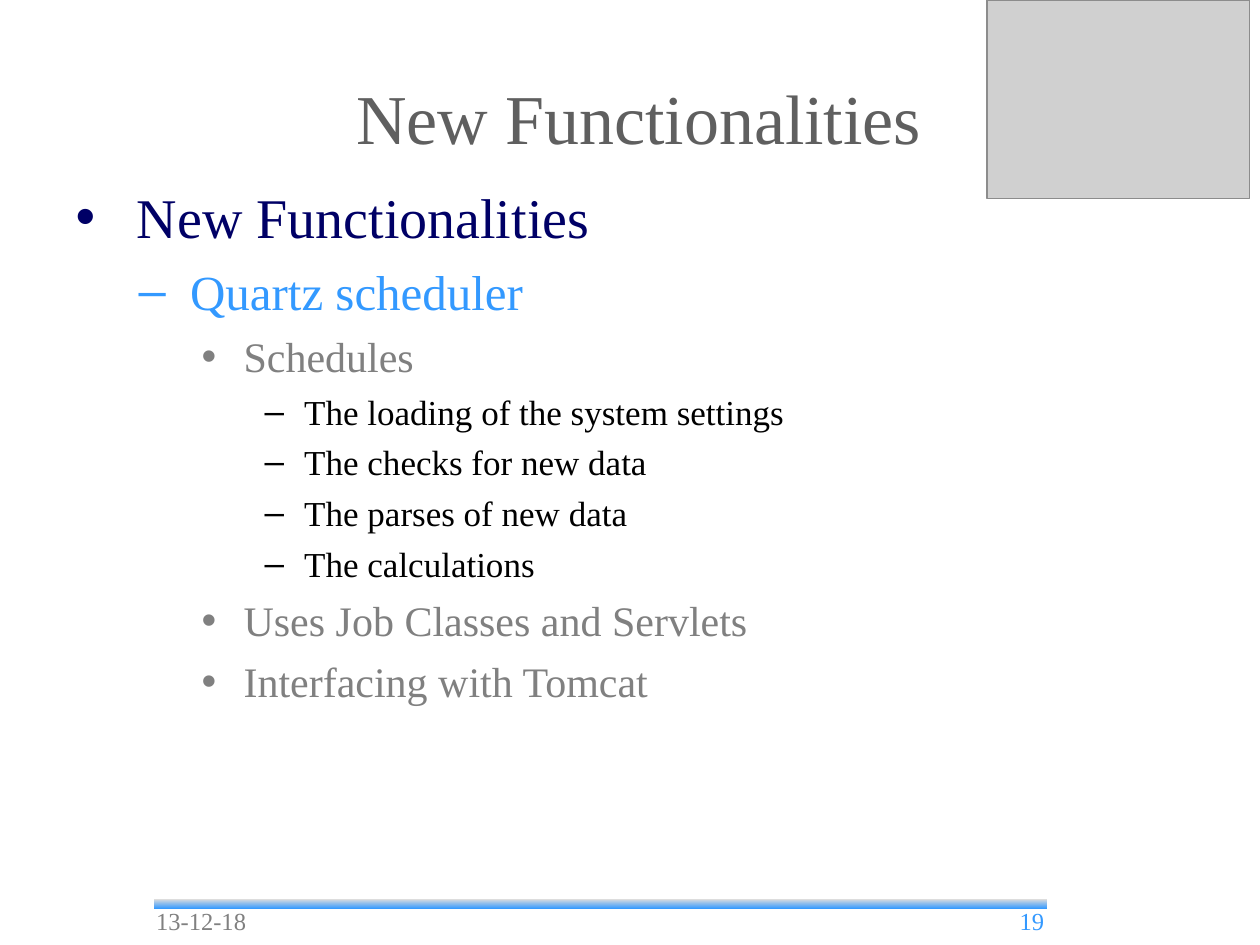
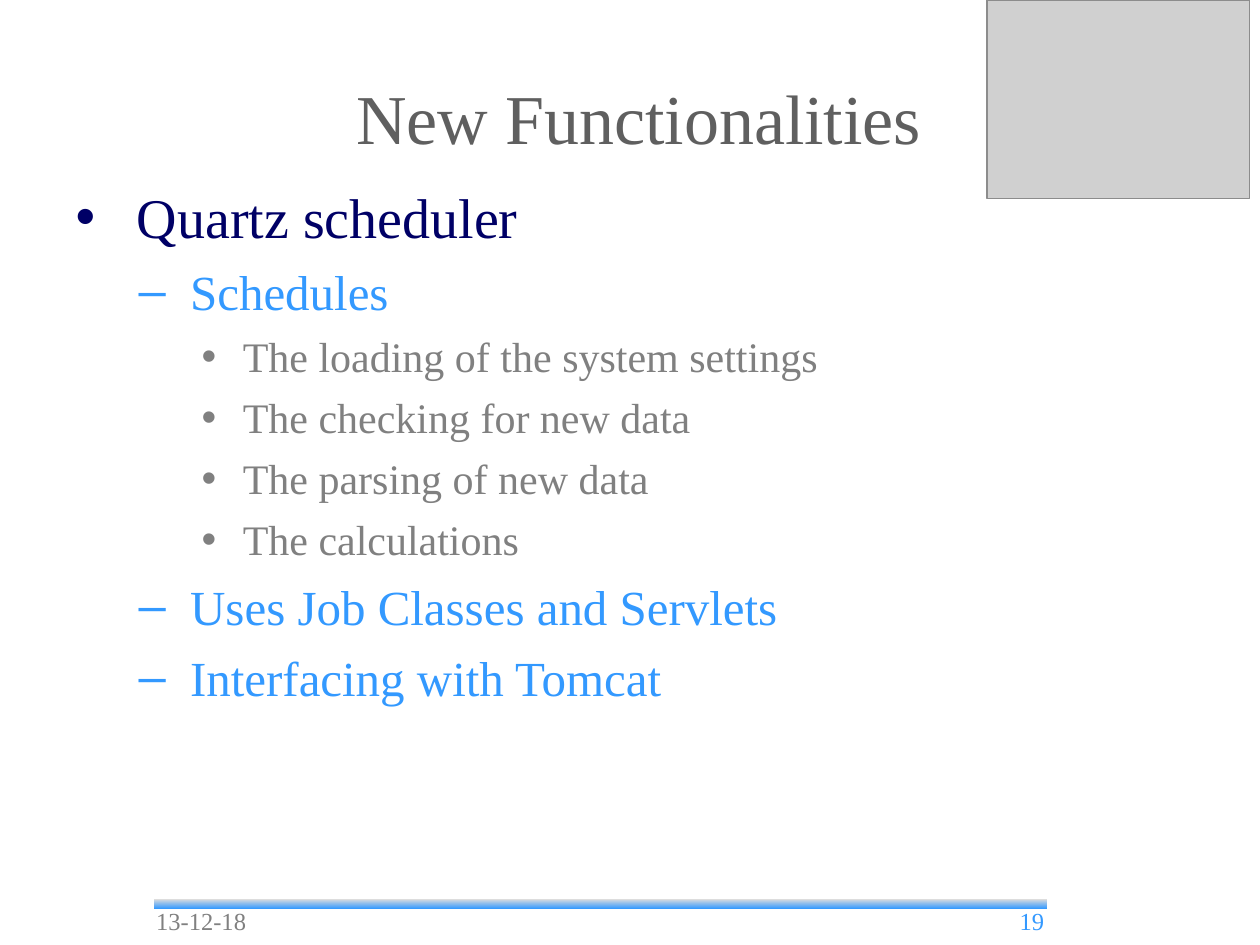
Before and after one commit to andrea-bottoli/DSD, a slide deck: slide 19 of Documentation/Presentations/Beta_Prototype.odp. Drawn at 1260x945 pixels with LibreOffice and Linux fonts; fonts in the diff are those of the drawing; grey boxes stand for pictures; background and template pictures are left out. Boxes give left, top, right and bottom in pixels: in the first picture for what was removed or moved away, otherwise in the second. Text is boxed around its words. In the diff, an @@ line names an element or a change of style, - is before the commit and + after.

```diff
--- a/Documentation/Presentations/Beta_Prototype.odp
+++ b/Documentation/Presentations/Beta_Prototype.odp
@@ text at <box>137,199,590,239</box>: paragraph removed @@
-• New Functionalities
@@ text at <box>137,199,817,705</box>: size 28 to 32 pt, text colour #3399FF to #000066 in "Quartz scheduler"; size 24 to 28 pt, text colour #808080 to #3399FF in "Schedules", "Uses Job Classes and Servlets", "Interfacing with Tomcat"; size 20 to 24 pt, text colour #000000 to #808080 in "The loading of the system settings", "The calculations"; bullet – to •; list level 2 to 1 in "Quartz scheduler"; bullet colour #3399FF to #000066; bullet • to –; list level 3 to 2 in "Schedules"; bullet colour #808080 to #3399FF; list level 4 to 3 in "The loading of the system ..."; bullet colour #000000 to #808080; list level 4 to 3 in "The calculations"; list level 3 to 2 in "Uses Job Classes and Servlets"; list level 3 to 2 in "Interfacing with Tomcat" @@
@@ text at <box>243,403,690,503</box>: text changed; size 20 to 24 pt; text colour #000000 to #808080 @@
-      – The checks for new data
-      – The parses of new data
+    • The checking for new data
+    • The parsing of new data
```
Also in this commit, not shown: 13 other slides changed, 1 other file.
